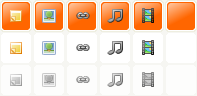
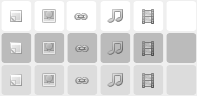
Comparing the layer stacks of the two 197x96 images. Changes:
added group "first layer" with 11 layers above "second layer" over [1, 65, 197, 95]
added layer "Layer 4 copy 5" in group "first layer" over [166, 65, 197, 95]
added layer "Layer 4 copy 4" in group "first layer" over [133, 65, 164, 95]
added layer "Layer 4 copy 3" in group "first layer" over [100, 65, 131, 95]
added layer "Layer 4 copy 2" in group "first layer" over [67, 65, 98, 95]
added layer "Layer 4 copy" in group "first layer" over [34, 65, 65, 95]
added layer "Layer 4" in group "first layer" over [1, 65, 32, 95]
added group "second layer" with 11 layers above "third layer" over [1, 33, 197, 63]
added layer "Layer 5 copy 5" in group "second layer" over [166, 33, 197, 63]
added layer "Layer 5 copy 4" in group "second layer" over [133, 33, 164, 63]
added layer "Layer 5 copy 3" in group "second layer" over [100, 33, 131, 63]
added layer "Layer 5 copy 2" in group "second layer" over [67, 33, 98, 63]
added layer "Layer 5 copy" in group "second layer" over [34, 33, 65, 63]
added layer "Layer 5" in group "second layer" over [1, 33, 32, 63]
added group "third layer" with 11 layers above "Layer 3" over [1, 1, 197, 31]
added layer "Layer 7" in group "third layer" over [166, 1, 197, 31]
added layer "Layer 6 copy 4" in group "third layer" over [133, 1, 164, 31]
added layer "Layer 6 copy 3" in group "third layer" over [100, 1, 131, 31]
added layer "Layer 6 copy 2" in group "third layer" over [66, 1, 97, 31]
hid "Layer 3" over [0, 64, 197, 96]
hid "Layer 2" over [0, 32, 197, 64]
hid "Layer 1" over [0, 0, 197, 32]
added layer "Layer 13" above "Layer 0" over [0, 0, 197, 96]
renamed "Background" to "Layer 0", hid it over [0, 0, 197, 96]
…and 17 more changes (17 added)
